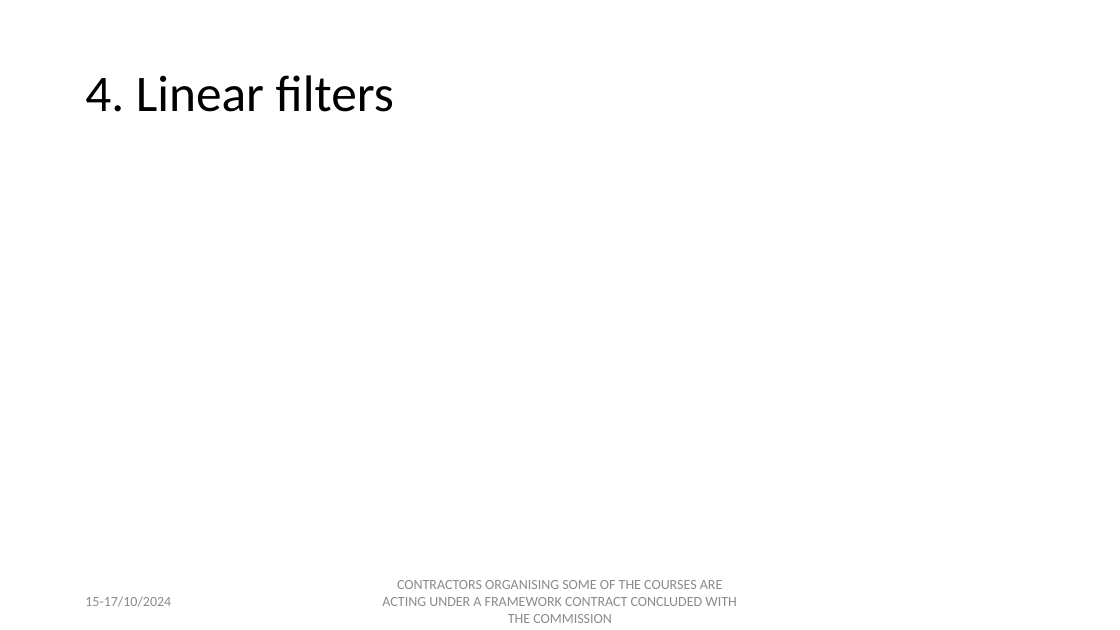
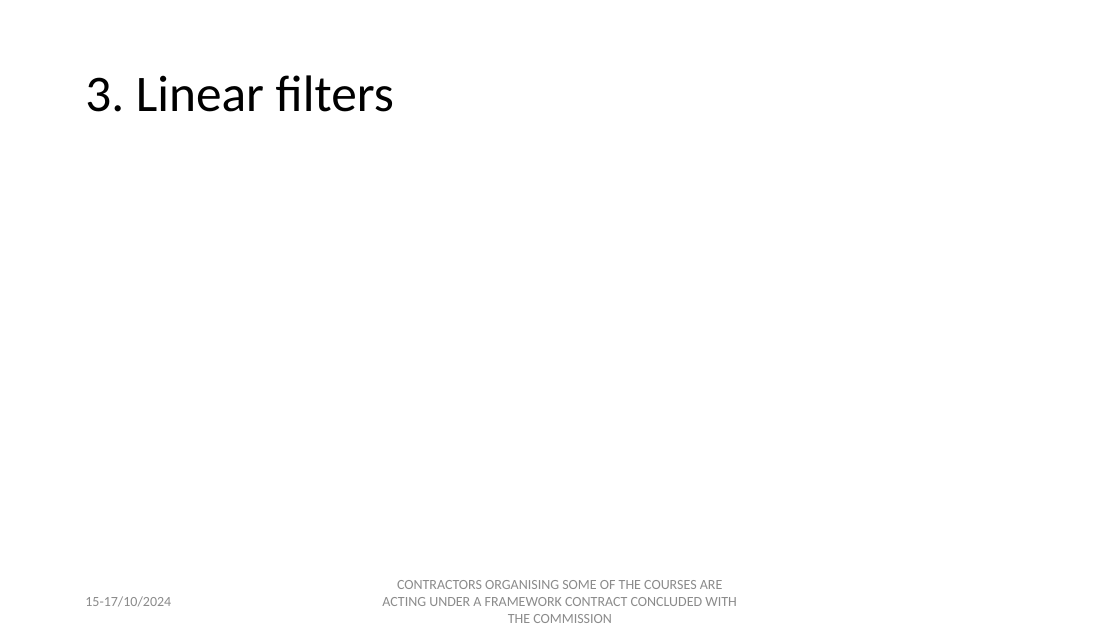
Before and after one commit to palatej/ESTP2024, a slide deck: slide 6 of Presentations/1.5 Time series.pptx. Drawn at 1120x630 pixels with LibreOffice and Linux fonts; fonts in the diff are those of the drawing; grey boxes stand for pictures. Boxes give left, top, right and bottom in pixels: in the first picture for what was removed or moved away, otherwise in the second. Text is boxed around its words. In the diff, an @@ line names an element or a change of style, - is before the commit and + after.

```diff
--- a/Presentations/1.5 Time series.pptx
+++ b/Presentations/1.5 Time series.pptx
@@ title at (x1=85, y1=75, x2=394, y2=112): text changed @@
-4. Linear filters
+3. Linear filters
```
Also in this commit, not shown: 2 other slides changed, 17 other files.
